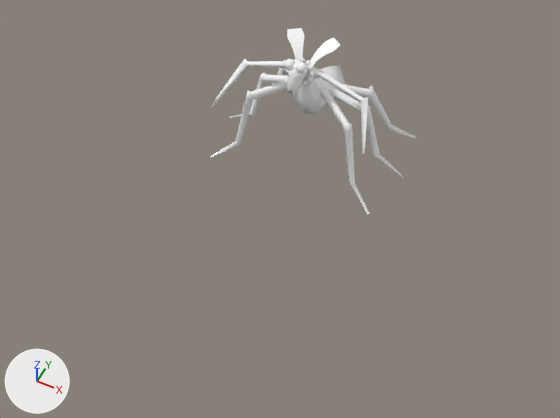
The FBX model Art folder/Sprint 3/Animation/Anansi/Anansi_Idle.fbx, before and after one commit.
Both versions are drawn from a 50 mm camera at (0.408, -0.889, 0.984) aimed at (0.023, -0.119, 0.022). Every picture has the same lights, and +X, +Y and +Z are marked at lower left. Where no turn or scale is listed for an object, it has been applied to the vertices.

Before the edit, the objects in view are built like this:
```python
me_mesh = bpy.data.meshes.new('Mesh')
me_mesh.from_pydata(...)  # 689 vertices, 686 faces; spans x -0.178..0.178, y -0.058..0.17, z 0.003..0.252
me_mesh.materials.append(mat_lambert2)  # white #ffffff
me_mesh_001 = bpy.data.meshes.new('Mesh.001')
me_mesh_001.from_pydata([(-0.338, -0.338, 0.0), (0.338, -0.338, 0.0), (-0.338, 0.338, 0.0), (0.338, 0.338, 0.0)], [], [(0, 1, 3, 2)])
me_mesh_001.materials.append(mat_lambert1)  # brown #605a4c
ob_anansi = bpy.data.objects.new('Anansi', me_mesh)
ob_anansi.location = (0.0, 0.0, 0.0)
ob_pplane1 = bpy.data.objects.new('pPlane1', me_mesh_001)
ob_pplane1.location = (0.0, 0.0, 0.002)
ob_pplane1.hide_viewport = True
```
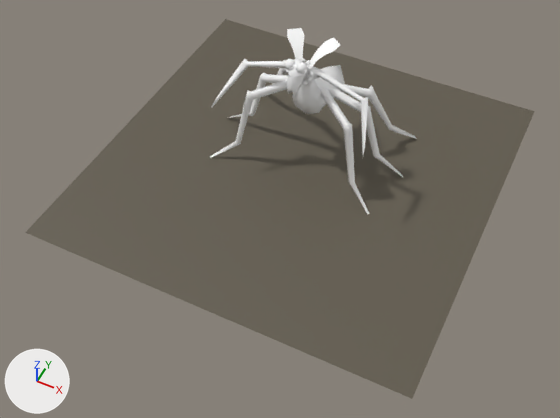
Where the change shows, as pixel boxes [x1, y1, x2, y2] in the pictures (560 x 418 px):
'pPlane1', shown
    after: [25, 19, 535, 399]

What the commit changed:
Object 'pPlane1' (ob_pplane1) is now shown.
